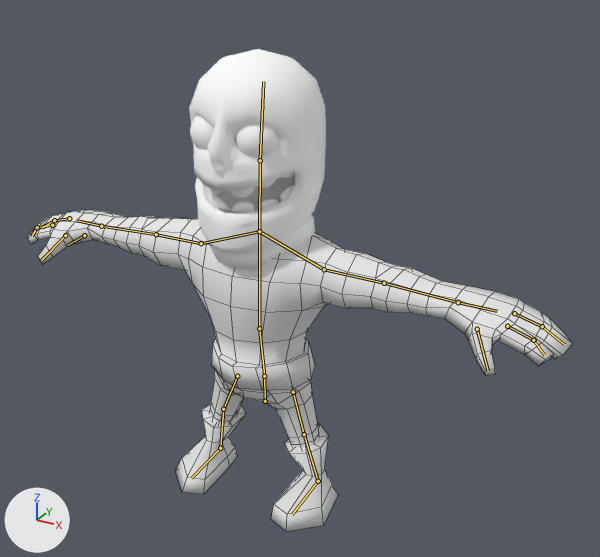
One commit to the Blender file Assets/hero/player2.blend: the scene before it, then after it.
One viewpoint serves both versions: a 50 mm camera at (4.74, -7.71, 6.79) aimed at (0.44, 0.11, 2.87). Every picture has the same lights, and +X, +Y and +Z are marked at lower left. The bones that bend it are drawn over the model as lines. Mesh edges are drawn as thin lines on the coarser meshes.
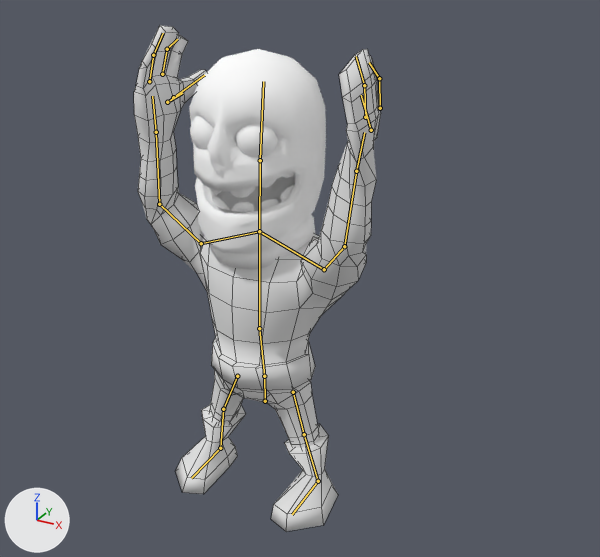
The newer file adds an action. The first version stands in its rest pose; the second is drawn at frame 0 of the action 'standard pose.001'.

Boxes [x1, y1, x2, y2] around the edits, measured in the pictures (600 x 557 px):
```json
{"object": "Circle", "change": "posed", "before": [28, 210, 573, 531], "after": [134, 25, 381, 531], "on screen": "55% narrower, 57% taller"}
{"bone": "upperArm_l", "before": "(324, 269) to (384, 283)", "after": "(324, 269) to (344, 246)"}
{"bone": "lowerArm_l", "before": "(384, 283) to (458, 302)", "after": "(344, 246) to (356, 171)"}
{"bone": "hand_l", "before": "(458, 302) to (497, 311)", "after": "(356, 171) to (364, 132)"}
{"bone": "upperArm_r", "before": "(201, 243) to (156, 234)", "after": "(201, 243) to (159, 204)"}
{"bone": "lowerArm_r", "before": "(156, 234) to (101, 226)", "after": "(159, 204) to (156, 132)"}
```

Edits to the scene script, one JSON object a line:
```json
{"block": "bone_upperarm_l", "where": "bone_upperarm_l = bpy.data.objects['Armature'].pose.bones['upperArm_l']  # child of 'shoulder_l'"}
{"op": "set", "path": "bone_upperarm_l.rotation_quaternion", "old": "(1.0, 0.0, 0.0, 0.0)", "new": "(0.852, 0.289, -0.189, -0.395)", "note": "degrees (0, 0, 0) -> degrees (40, -5, -52)"}
{"block": "bone_lowerarm_l", "where": "bone_lowerarm_l = bpy.data.objects['Armature'].pose.bones['lowerArm_l']  # child of 'upperArm_l'"}
{"op": "set", "path": "bone_lowerarm_l.rotation_quaternion", "old": "(1.0, 0.0, 0.0, 0.0)", "new": "(0.749, 0.27, -0.574, -0.192)", "note": "degrees (0, 0, 0) -> degrees (73, -49, -66)"}
{"block": "bone_hand_l", "where": "bone_hand_l = bpy.data.objects['Armature'].pose.bones['hand_l']  # child of 'lowerArm_l'"}
{"op": "set", "path": "bone_hand_l.rotation_quaternion", "old": "(1.0, 0.0, 0.0, 0.0)", "new": "(0.875, 0.0, -0.484, 0.0)", "note": "degrees (0, 0, 0) -> degrees (0, -58, 0)"}
{"block": "bone_upperarm_r", "where": "bone_upperarm_r = bpy.data.objects['Armature'].pose.bones['upperArm_r']  # child of 'shoulder_r'"}
{"op": "set", "path": "bone_upperarm_r.rotation_quaternion", "old": "(1.0, 0.0, 0.0, 0.0)", "new": "(0.644, 0.154, 0.541, 0.519)", "note": "degrees (0, 0, 0) -> degrees (64, 32, 98)"}
{"block": "bone_lowerarm_r", "where": "bone_lowerarm_r = bpy.data.objects['Armature'].pose.bones['lowerArm_r']  # child of 'upperArm_r'"}
{"op": "set", "path": "bone_lowerarm_r.rotation_quaternion", "old": "(1.0, 0.0, 0.0, 0.0)", "new": "(0.691, -0.061, 0.652, 0.306)", "note": "degrees (0, 0, 0) -> degrees (66, 70, 96)"}
```
